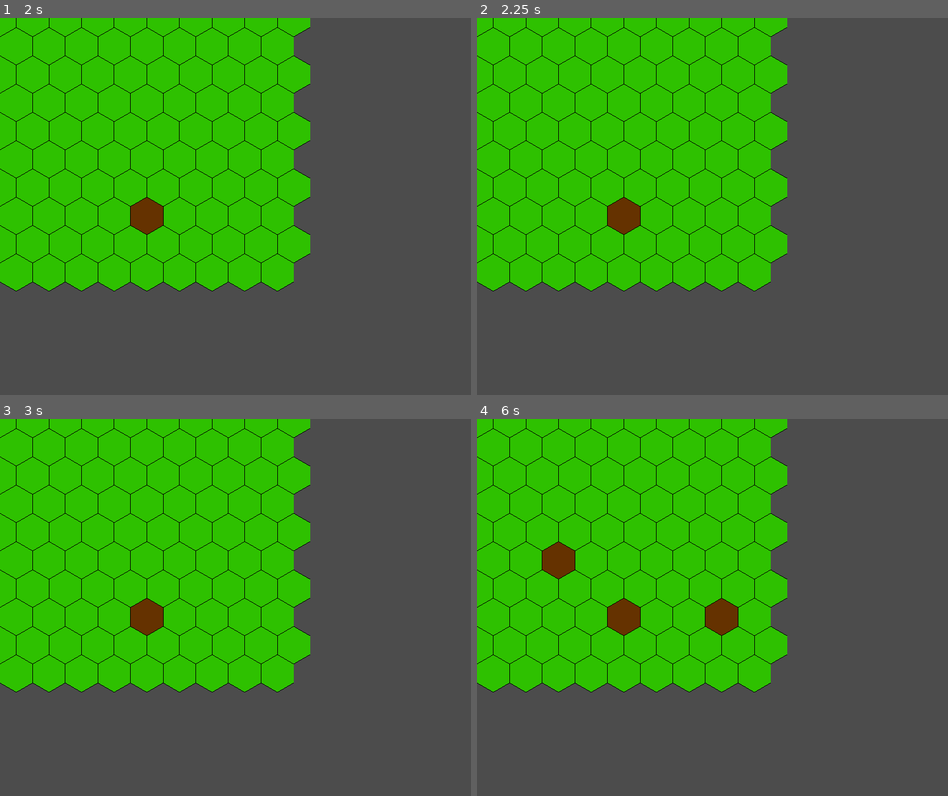
Above: before the commit, frames 1-4 (two rows, left to right).
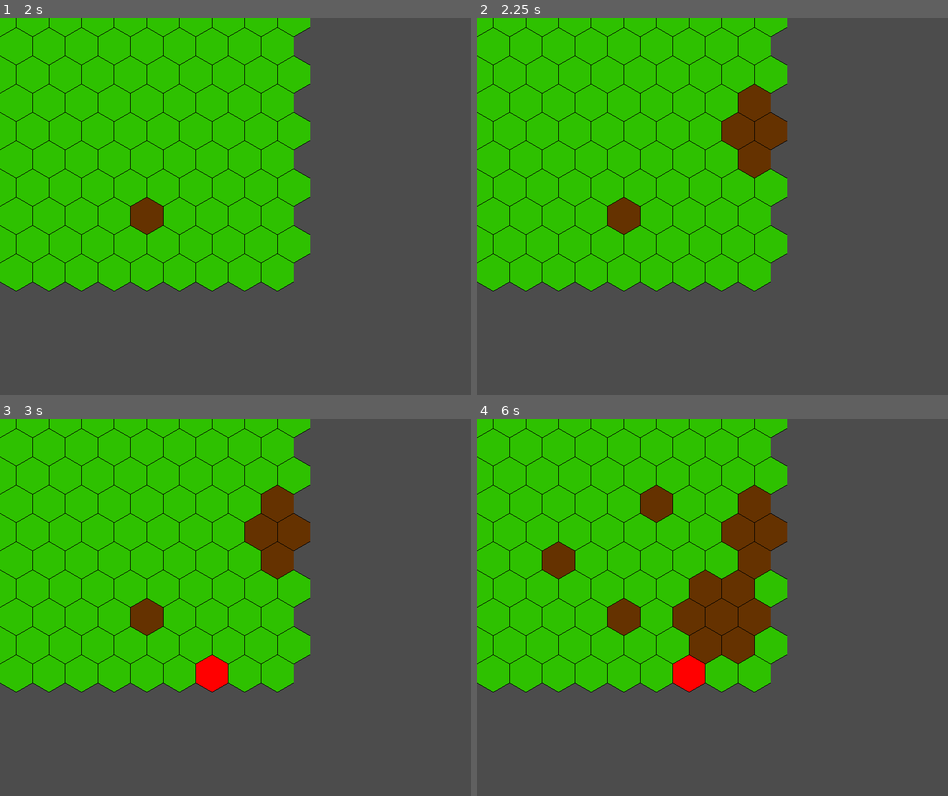
Above: after the commit, the same moments.

Repository: Jayjader/HexSweeper
Game: Godot game, scene res://GameRoot.tscn
Two runs of this game, one before a commit and one after it. Both use one fixed random seed, a clock stepped at 60 frames per second and the inputs below.
Inputs (mouse positions are in pixels of both pictures, inside the frame that each line leads up to):
- Up to frame 1 (2 s): tap Enter at 0.5 s; move the mouse to (339, 187) at 0.52 s; click (339, 187) at 0.67 s; tap Space at 1.25 s; move the mouse to (141, 225) at 1.27 s; click (141, 225) at 1.42 s
- Up to frame 2 (2.25 s): tap Enter at 2 s; move the mouse to (759, 123) at 2.02 s; click (759, 123) at 2.17 s
- Up to frame 3 (3 s): tap Space at 2.75 s; move the mouse to (211, 682) at 2.77 s; click (211, 682) at 2.92 s
- Up to frame 4 (6 s): tap Enter at 3.5 s; move the mouse to (853, 664) at 3.52 s; click (853, 664) at 3.67 s; tap Space at 4.25 s; move the mouse to (571, 550) at 4.27 s; click (571, 550) at 4.42 s; move the mouse to (736, 607) at 5.02 s; click (736, 607) at 5.17 s; move the mouse to (641, 513) at 5.77 s; click (641, 513) at 5.92 s

Frame 1 is identical in both runs. In frame 2, 2.0% of the frame differs, in the area x 52-66%, y 17-43%; in frame 3, 2.5%; in frame 4, 6.0%, in the area x 34-66%, y 17-73%.

Commit message:
feature/reveal-hex-on-click - Color mined hex red on reveal
Change mine chance to 20%

Diff:
--- a/map/Map.gd
+++ b/map/Map.gd
@@ -49,7 +49,7 @@
 			hex.transform = hex.transform.translated(Vector2(
 				self.hexWidth * x + self.xOffset(y), self.yDistBetweenHexes * y))
 			hex.transform = hex.transform.scaled(hexScale * Vector2(1, 1))
-			hex.mine = randf() > 0.5
+			hex.mine = randf() > 0.8
 			self._map[Vector2(x, y)] = hex
 			self.add_child(hex, true)
 
--- a/map/MapHex.gd
+++ b/map/MapHex.gd
@@ -13,8 +13,9 @@
 
 onready var BASE_COLOR = get_node('HexBackground').color
 var visual_state setget set_state
-var highlighted
-var mine
+var highlighted = false
+var mine = false
+var flag = false
 var neighbors = 0
 var offset_position setget _set_offset_position, _get_offset_position
 var cube_position setget _set_cube_position, _get_cube_position
@@ -55,3 +56,5 @@
 			$"HexBackground".color = BASE_COLOR
 		STATE.EMPTY:
 			$"HexBackground".color = Color("663300")
+		STATE.MINE:
+			$"HexBackground".color = Color(1, 0, 0)
